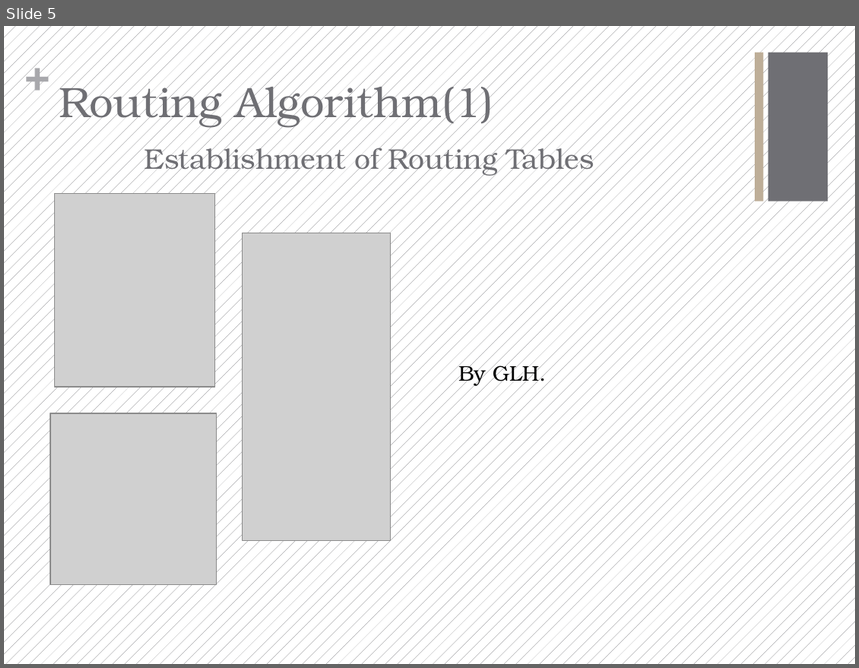
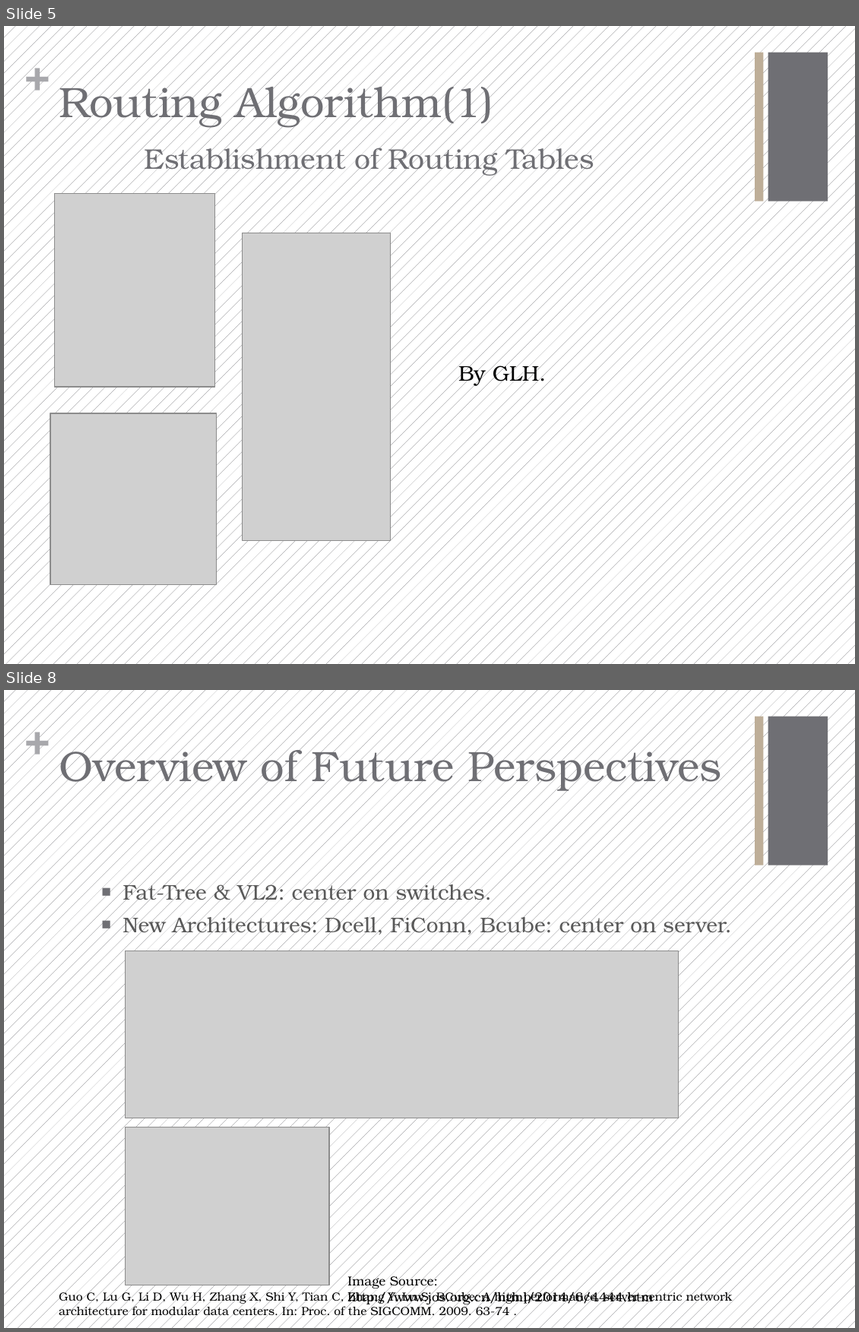
Before and after one commit to Fu-Yilei/Scalable-data-center-simulation, a slide deck: Presentation/presentation.pptx. Shown one above the other, each under a label of ours: slide 5 before the commit, slides 5 and 8 after it; the slides between them are not shown. The pictures are 859x668 and 859x1332 pixels, drawn with LibreOffice and Linux fonts; fonts in the diff are those of the drawing; grey boxes stand for pictures. Boxes give left, top, right and bottom in pixels: in the first picture for what was removed or moved away, otherwise in the second. Text is boxed around its words. In the diff, an @@ line names an element or a change of style, - is before the commit and + after.

```diff
--- a/Presentation/presentation.pptx
+++ b/Presentation/presentation.pptx
@@ slide 8 added at box(4, 690, 855, 1328), background pattern #6F6F74 on #FFFFFF; not listed: 3 template elements that a slide beside it also shows @@
@@ title added at box(59, 742, 722, 792), 36 pt, text #6F6F74 @@
+Overview of Future Perspectives
@@ text added at box(123, 879, 731, 937), 18 pt, text #595959 @@
+    ■ Fat-Tree & VL2: center on switches.
+    ■ New Architectures: Dcell, FiConn, Bcube: center on server.
@@ picture added at box(126, 951, 679, 1118) @@
@@ picture added at box(126, 1128, 329, 1286) @@
@@ text added at box(348, 1274, 653, 1306), 11 pt, text #000000 @@
+Image Source: http://www.jos.org.cn/html/2014/6/4444.htm
@@ text added at box(59, 1290, 733, 1319), 10 pt, text #000000 @@
+Guo C, Lu G, Li D, Wu H, Zhang X, Shi Y, Tian C, Zhang Y, Lu S. BCube: A high performance, server-centric network architecture for modular data centers. In: Proc. of the SIGCOMM. 2009. 63-74 .
```
Also in this commit, not shown: 1 slide changed, 1 other slide added, 1 slide removed, 5 other files.
